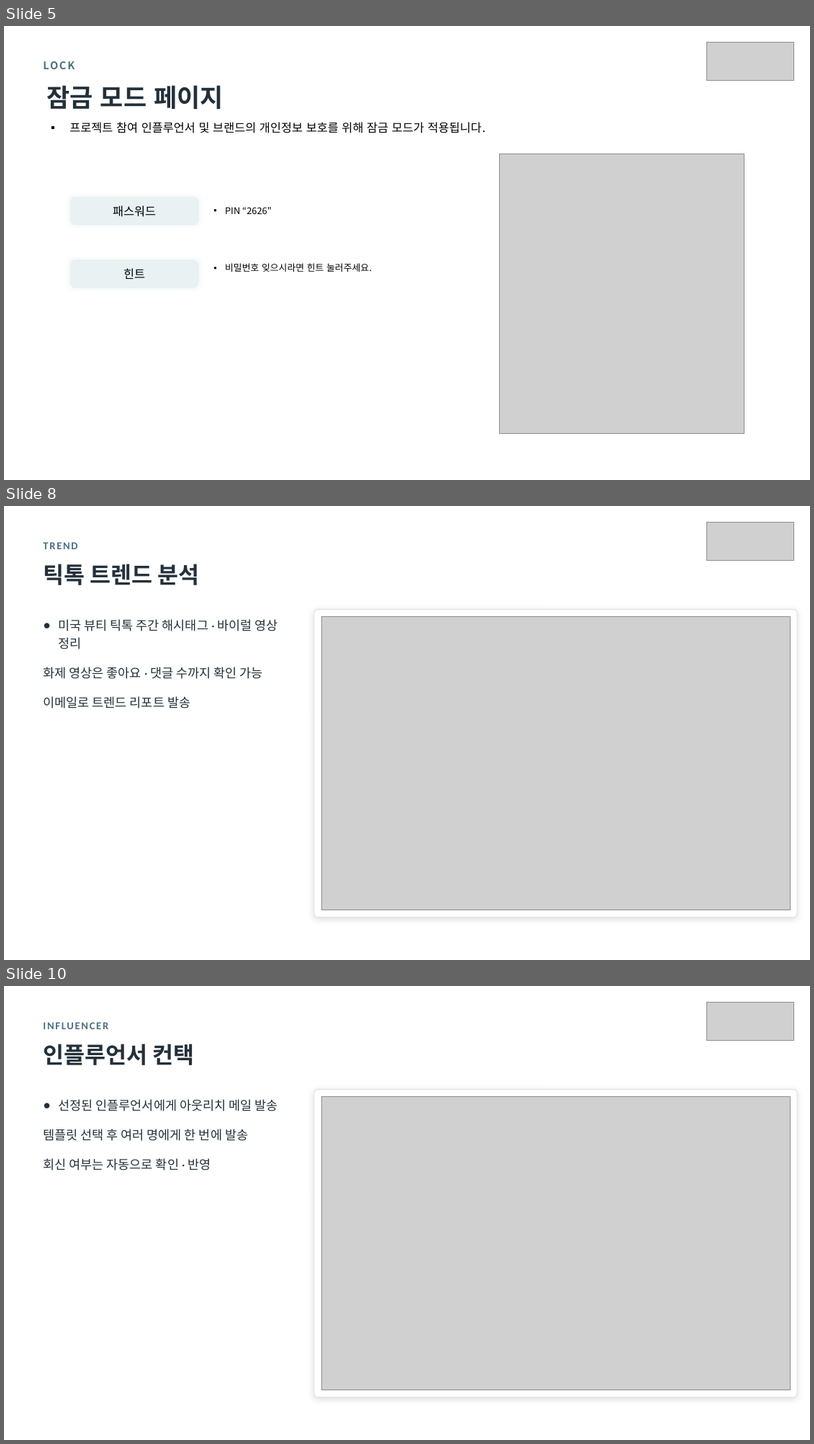
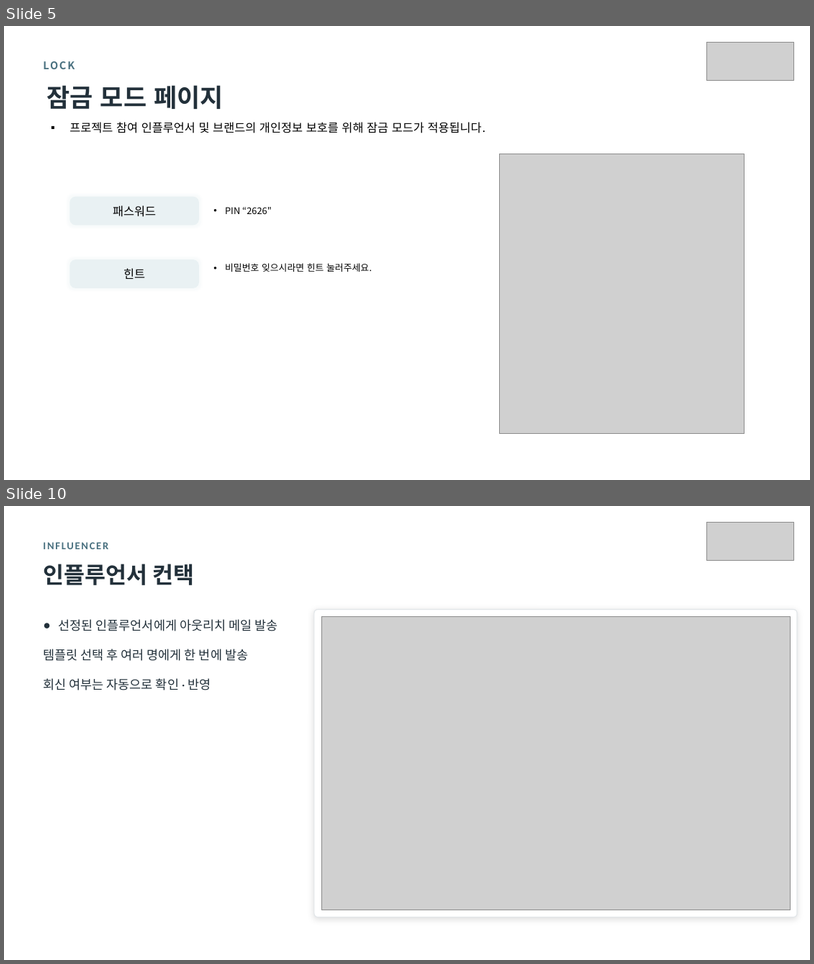
Before and after one commit to kaydeeloka/collab-net, a slide deck: docs/MiMuse_사용자매뉴얼.pptx. Shown one above the other, each under a label of ours: slides 5, 8 and 10 before the commit, slides 5 and 10 after it; the slides between them are not shown. The pictures are 814x1444 and 814x964 pixels, drawn with LibreOffice and Linux fonts; fonts in the diff are those of the drawing; grey boxes stand for pictures. Boxes give left, top, right and bottom in pixels: in the first picture for what was removed or moved away, otherwise in the second. Text is boxed around its words. In the diff, an @@ line names an element or a change of style, - is before the commit and + after.

```diff
--- a/docs/MiMuse_사용자매뉴얼.pptx
+++ b/docs/MiMuse_사용자매뉴얼.pptx
@@ slide 8 removed at (4, 506, 810, 960), background #FFFFFF @@
@@ picture removed at (707, 522, 794, 560) @@
@@ text removed at (43, 542, 77, 549) @@
-TREND
@@ text removed at (43, 564, 200, 585) @@
-틱톡 트렌드 분석
@@ rounded rectangle removed at (314, 610, 797, 917) @@
@@ text removed at (43, 619, 278, 708) @@
-● 미국 뷰티 틱톡 주간 해시태그 · 바이럴 영상 정리
-화제 영상은 좋아요 · 댓글 수까지 확인 가능
-이메일로 트렌드 리포트 발송
@@ picture removed at (322, 617, 790, 909) @@
```
Also in this commit, not shown: 4 slides changed, 1 slide added, 6 other files.
